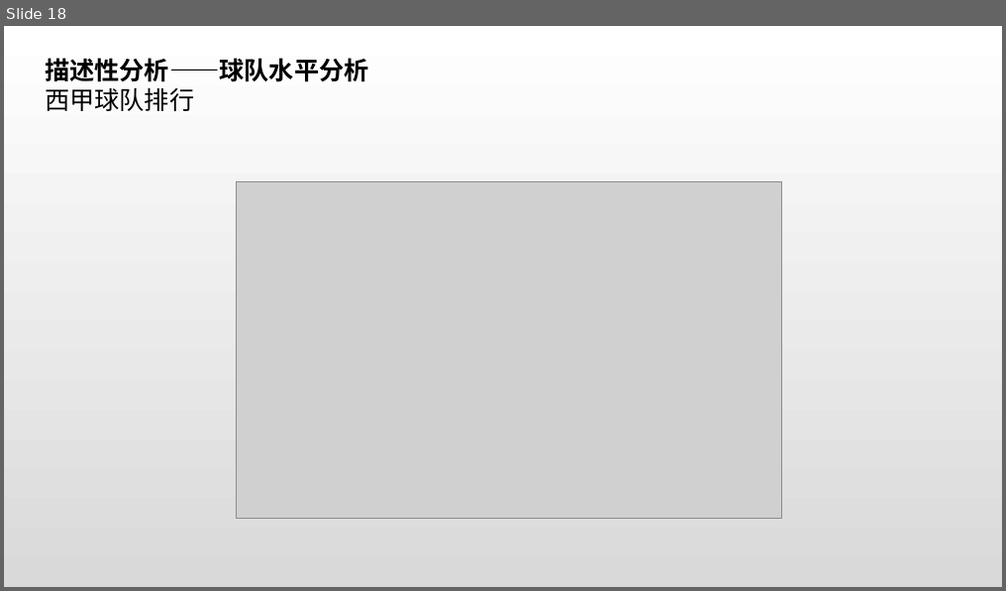
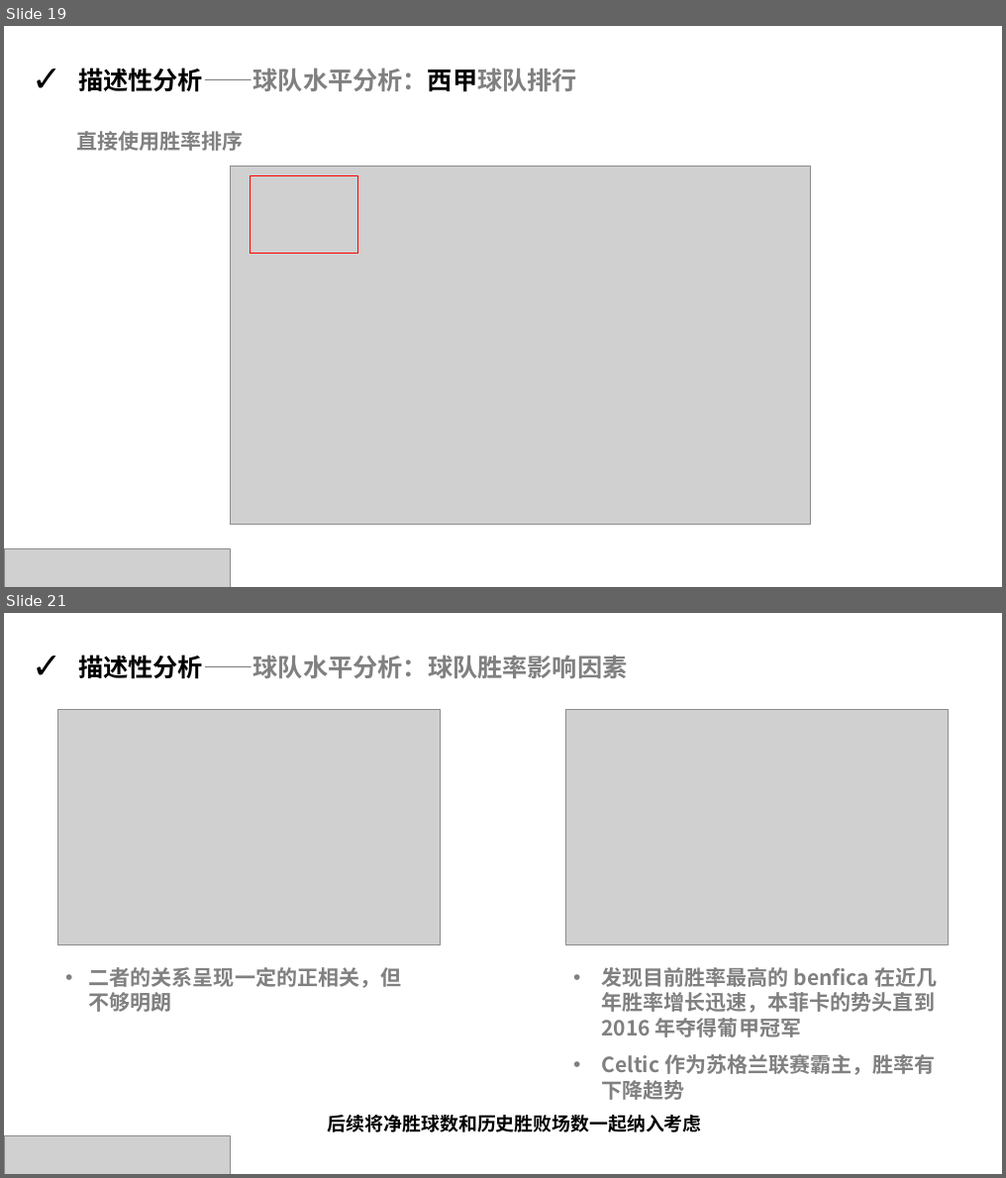
Before and after one commit to rucnyz/soccer, a slide deck: notebooks/欧洲足球展示.pptx. Shown one above the other, each under a label of ours: slide 18 before the commit, slides 19 and 21 after it; the slides between them are not shown. The pictures are 1006x591 and 1006x1178 pixels, drawn with LibreOffice and Linux fonts; fonts in the diff are those of the drawing; grey boxes stand for pictures. Boxes give left, top, right and bottom in pixels: in the first picture for what was removed or moved away, otherwise in the second. Text is boxed around its words. In the diff, an @@ line names an element or a change of style, - is before the commit and + after.

```diff
--- a/notebooks/欧洲足球展示.pptx
+++ b/notebooks/欧洲足球展示.pptx
@@ slide 21 added at <box>4,613,1002,1174</box>, background #FFFFFF @@
@@ text added at <box>78,655,627,679</box>, 24 pt, text #808080, bold @@
+✓ 描述性分析——球队水平分析：球队胜率影响因素
@@ picture added at <box>57,710,440,946</box> @@
@@ picture added at <box>566,710,948,946</box> @@
@@ text added at <box>89,967,402,1012</box>, 20 pt, text #808080, bold @@
+• 二者的关系呈现一定的正相关，但不够明朗
@@ text added at <box>601,967,937,1100</box>, 20 pt, text #808080, bold @@
+• 发现目前胜率最高的 benfica 在近几年胜率增长迅速，本菲卡的势头直到 2016 年夺得葡甲冠军
+• Celtic 作为苏格兰联赛霸主，胜率有下降趋势
@@ text added at <box>328,1115,702,1133</box>, 18 pt, text #000000, bold @@
+后续将净胜球数和历史胜败场数一起纳入考虑
@@ picture added at <box>4,1137,230,1174</box> @@
@@ what was slide 18 is now slide 19 @@
@@ slide 19 changed as well @@
@@ background gradient #FFFFFF to #D9D9D9 to #FFFFFF @@
@@ text at <box>78,68,577,92</box>: text changed; font Arial to Noto Sans CJK SC; text colour #000000 to #808080 @@
-描述性分析——球队水平分析
-西甲球队排行
+✓ 描述性分析——球队水平分析：西甲球队排行
@@ text added at <box>76,131,243,151</box>, 20 pt, text #808080, bold @@
+直接使用胜率排序
@@ picture: place and size @@
-picture at <box>236,181,782,519</box>
+picture at <box>230,167,810,525</box>
@@ rectangle added at <box>251,175,357,253</box>, outline #FF0000 1 pt @@
@@ picture added at <box>4,550,230,587</box> @@
```
Also in this commit, not shown: 15 other slides changed, 11 other slides added, 11 slides removed, 3 other files.
